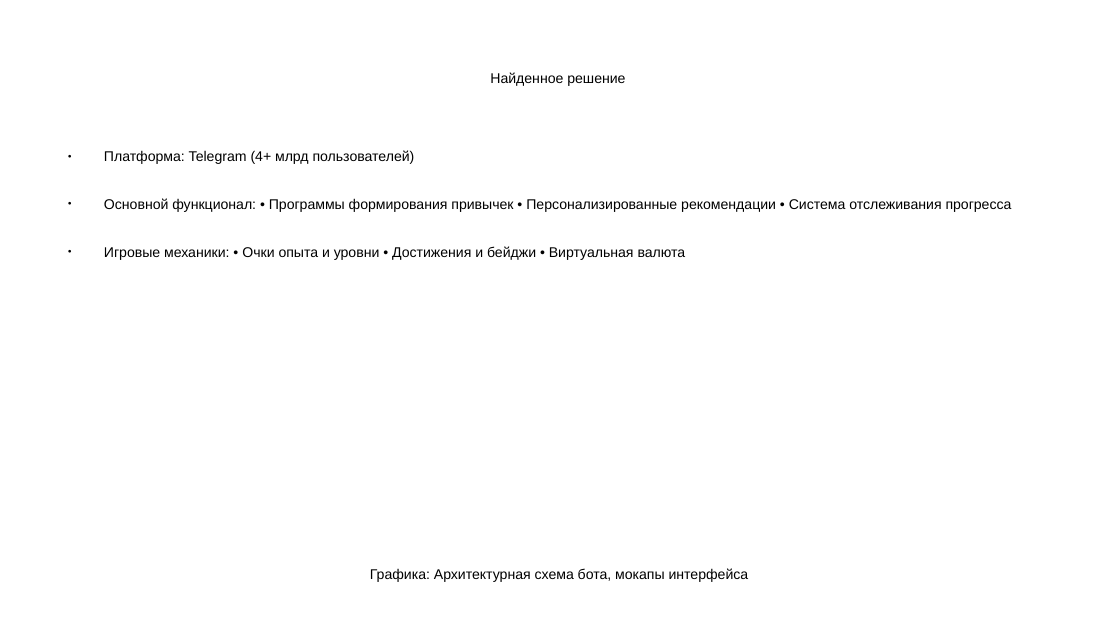
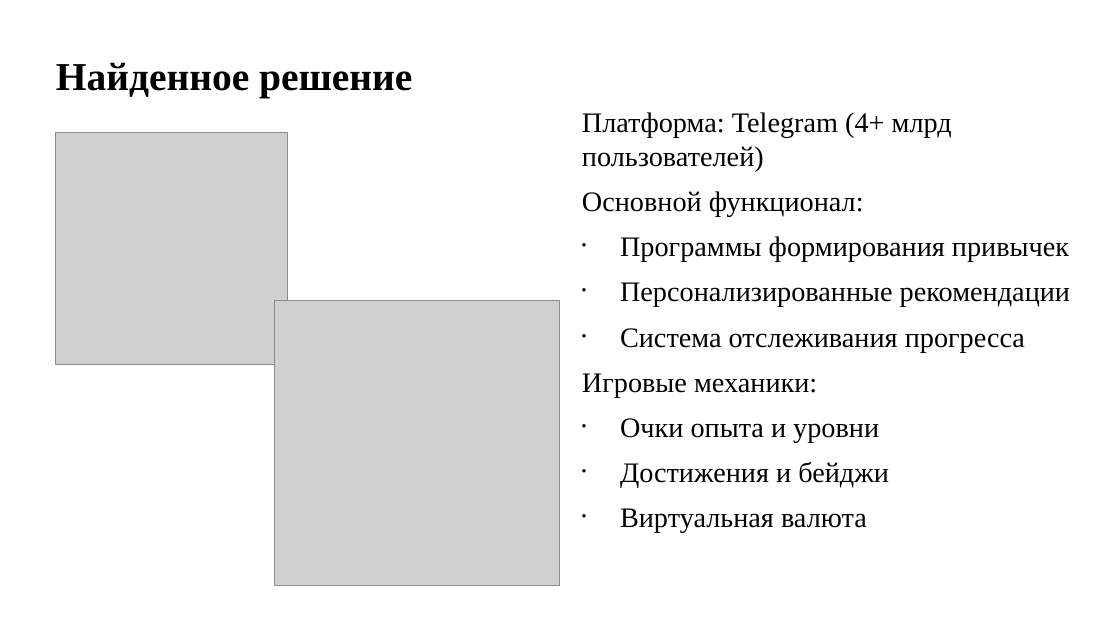
Before and after one commit to pagamov/pagamov_bot, a slide deck: slide 7 of docs/Гамов_Презентация Отчет НИР_26.pptx. Drawn at 1120x630 pixels with LibreOffice and Linux fonts; fonts in the diff are those of the drawing; grey boxes stand for pictures. Boxes give left, top, right and bottom in pixels: in the first picture for what was removed or moved away, otherwise in the second. Text is boxed around its words. In the diff, an @@ line names an element or a change of style, - is before the commit and + after.

```diff
--- a/docs/Гамов_Презентация Отчет НИР_26.pptx
+++ b/docs/Гамов_Презентация Отчет НИР_26.pptx
@@ title "Найденное решение" at [56, 62, 412, 98]: size 10 to 28 pt, font Arial to Times New Roman, bold on; alignment centre to left; line spacing 1 to 0.9 @@
@@ text "Платформа: Telegram (4+ млрд пользователей)": place and size @@
-text "Платформа: Telegram (4+ млрд пользователей)" at [104, 150, 1012, 260]
+text "Платформа: Telegram (4+ млрд пользователей)" at [582, 112, 1070, 533]
@@ text at [582, 112, 952, 171]: size 10 to 20 pt, font Arial to Times New Roman in "Платформа: Telegram (4+ млрд пользователей)"; bullet ● to none; less space between paragraphs @@
@@ picture added at [56, 132, 288, 364] @@
@@ text at [582, 191, 1070, 533]: text changed; size 10 to 20 pt; font Arial to Times New Roman @@
-● Основной функционал: • Программы формирования привычек • Персонализированные рекомендации • Система отслеживания прогресса
-● Игровые механики: • Очки опыта и уровни • Достижения и бейджи • Виртуальная валюта
+Основной функционал:
+• Программы формирования привычек
+• Персонализированные рекомендации
+• Система отслеживания прогресса
+Игровые механики:
+• Очки опыта и уровни
+• Достижения и бейджи
+• Виртуальная валюта
@@ picture added at [274, 301, 560, 586] @@
@@ text removed at [370, 568, 749, 582] @@
-Графика: Архитектурная схема бота, мокапы интерфейса
```
Also in this commit, not shown: 21 other slides changed, 2 slides removed, 2 other files.
